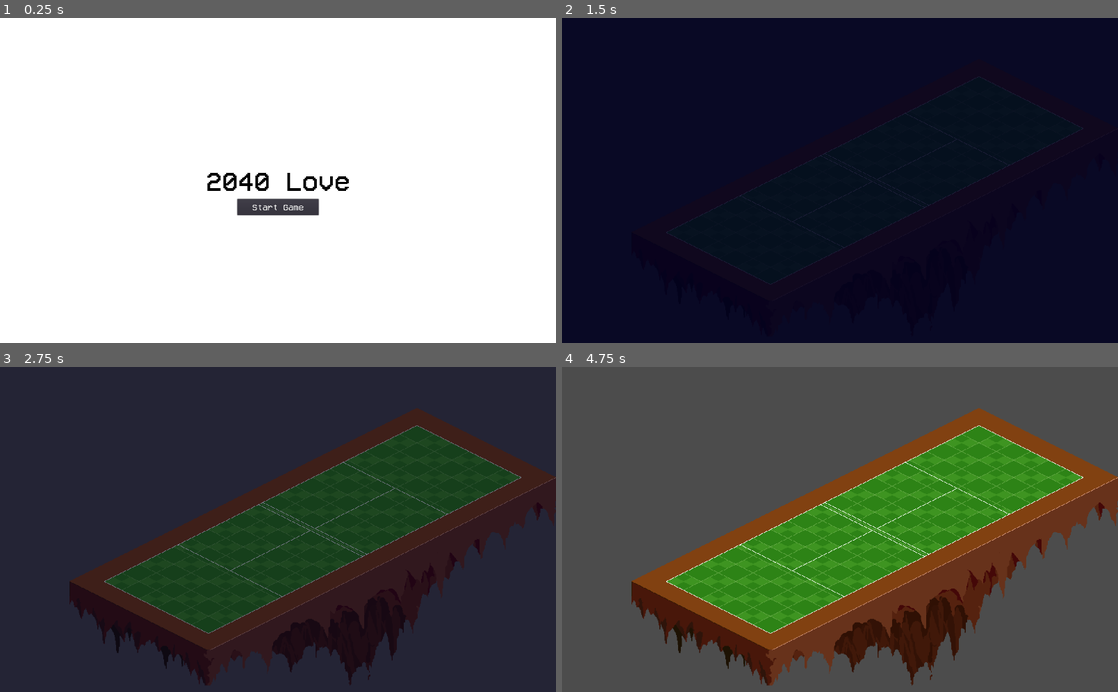
Above: before the commit, frames 1-4 (two rows, left to right).
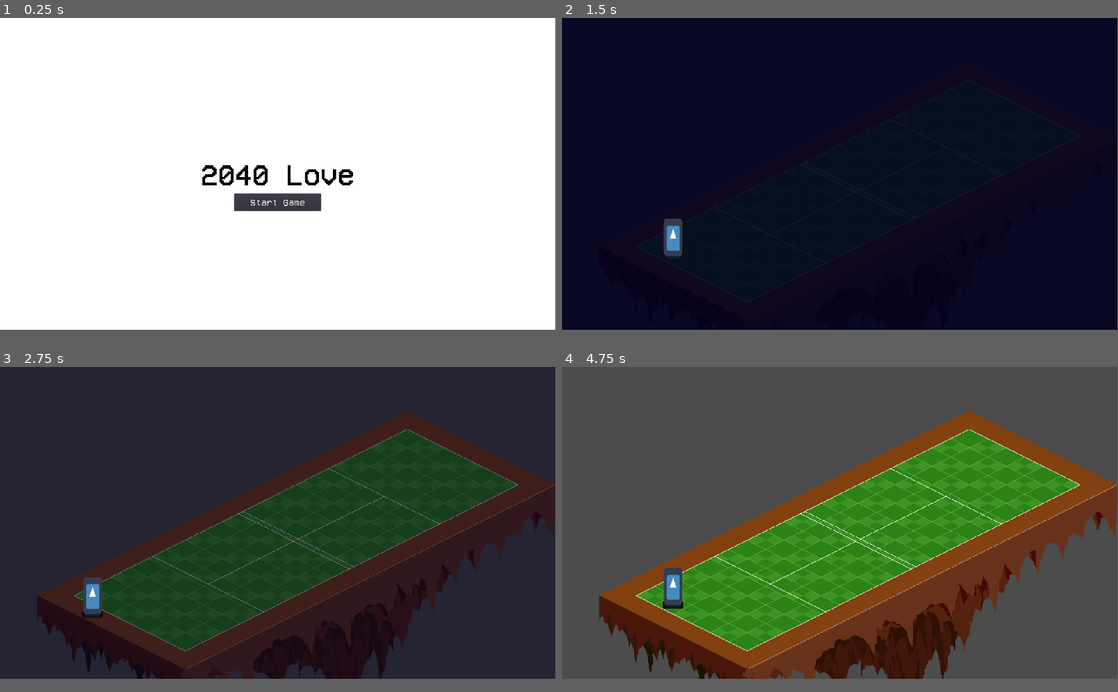
Above: after the commit, the same moments.

Repository: flarkminator/HF_01
Game: Godot game, scene res://Scenes/Interfaces/TitleScreen.tscn
Two runs of this game, one before a commit and one after it. Both use one fixed random seed, a clock stepped at 60 frames per second and the inputs below. The engine's default icon, where the game draws it, is replaced by a stand-in: a white triangle on a blue panel in a dark square.
Inputs:
- Up to frame 1 (0.25 s): no input
- Up to frame 2 (1.5 s): click "Start Game" at 0.5 s; tap Enter (ui_accept) at 1.25 s; hold Right (ui_right) from 1.28 s (still down)
- Up to frame 3 (2.75 s): tap Enter (ui_accept) at 1.52, 2, 2.27 s; release Right (ui_right) at 2.03 s; hold Down (ui_down) from 2.03 s (still down)
- Up to frame 4 (4.75 s): tap Enter (ui_accept) at 2.75, 3.5, 3.77, 4.25, 4.52 s; release Down (ui_down) at 2.78 s; hold Right (ui_right) 2.78-3.53 s; hold Up (ui_up) 3.53-4.28 s; hold Left (ui_left) from 4.28 s (still down)
In our replay, the window is 800x468 before the commit and 799x449 after it. These sizes can differ from the game's own. Grey fills any space a smaller window leaves; there, only what the larger window draws over its background counts as a difference.

The runs differ from the first frame. In frame 1, 1.6% of the frame differs, in the area x 36-64%, y 45-61%; in frame 2, 0.9%; in frame 3, 11%; in frame 4, 17%, in the area x 6-100%, y 12-99%.

Commit message:
+ Updated the project with new resolution + Changed the camera to match the new screen resolution + The match now spanws the plaeyr (too soon, though)

Diff:
--- a/Scenes/Courts/CourtRoot.tscn
+++ b/Scenes/Courts/CourtRoot.tscn
@@ -33,8 +33,8 @@
 [node name="ScreenOverlay" type="ColorRect" parent="Intro_Container"]
 anchor_right = 1.0
 anchor_bottom = 1.0
-margin_right = -1024.0
-margin_bottom = -600.0
+margin_right = -960.0
+margin_bottom = -540.0
 color = Color( 0, 0, 0.12549, 1 )
 
 [node name="AnimationPlayer_ScreenFade" type="AnimationPlayer" parent="Intro_Container/ScreenOverlay"]
@@ -51,9 +51,9 @@
 [node name="Gameplay_Container" type="Node" parent="."]
 
 [node name="Camera2D" type="Camera2D" parent="Gameplay_Container"]
-position = Vector2( 512, 300 )
+position = Vector2( 480, 270 )
 current = true
 zoom = Vector2( 0.5, 0.5 )
 
 [node name="SpawnPoint_Player" type="Node2D" parent="Gameplay_Container"]
-position = Vector2( 224, 396 )
+position = Vector2( 160, 396 )
--- a/Scenes/Courts/CourtScene_Grass.tscn
+++ b/Scenes/Courts/CourtScene_Grass.tscn
@@ -5,9 +5,9 @@
 [node name="CourtScene_Grass" type="Node2D"]
 
 [node name="court_grass" type="Sprite" parent="."]
-position = Vector2( 576, 300 )
+position = Vector2( 512, 300 )
 texture = ExtResource( 1 )
 
 [node name="ReferenceRect" type="ReferenceRect" parent="."]
-margin_right = 1024.0
-margin_bottom = 600.0
+margin_right = 960.0
+margin_bottom = 540.0
--- a/Scripts/GM_Match.gd
+++ b/Scripts/GM_Match.gd
@@ -51,7 +51,9 @@
 	_map = level
 	_match_done = false
 
-	# Request the root scene to be loaded, and then wait for it to be loaded
+	# "goto_scene__" is a deferred function call, so we have no idea when it
+	# will actually be called.
+	# @see Global_SceneLoader to see where the signal "scene_set_as_current" is sent
 	Global_SceneLoader.goto_scene_packed(_root_scene)
 	yield(Global_SceneLoader, "scene_set_as_current")
 
@@ -62,8 +64,8 @@
 func match_load_assets():
 	"""
 	This is where we load in all of the actual assets for this
-	match. We can assume the 'root court scene' has already been loaded, as it
-	is the one that calls this function.
+	match. We can assume the 'root court scene' has already been loaded.
+
 	A match has a single root scene that is shared by all matches. Under this
 	scene we load, as children, the art and gameplay assets. This is done
 	because most 'tennis courts' share a bunch of similar gameplay features
@@ -71,8 +73,13 @@
 	"""
 
 	# Load in the actual art level.
-	var level_container_node = get_tree().current_scene.get_node("Level_Container")
+	var current_scene = get_tree().current_scene
+	var level_container_node = current_scene.get_node("Level_Container")
 	level_container_node.add_child(load(_map).instance())
+
+	var spawn_point_node = current_scene.find_node("SpawnPoint_Player")
+	spawn_point_node.add_child(_player)
+
 	print("match assets loaded")
 
 
@@ -83,8 +90,8 @@
 	end match flow.
 	"""
 	match_intro()
+	yield(self, "match_intro_finished")
 
-	yield(self, "match_intro_finished")
 	while not _match_done:
 		print("match loop")
 		yield(get_tree().create_timer(5.0), "timeout")
--- a/project.godot
+++ b/project.godot
@@ -27,8 +27,8 @@
 
 [display]
 
-window/size/width=2048
-window/size/height=1200
+window/size/width=1920
+window/size/height=1080
 
 [input]
 
